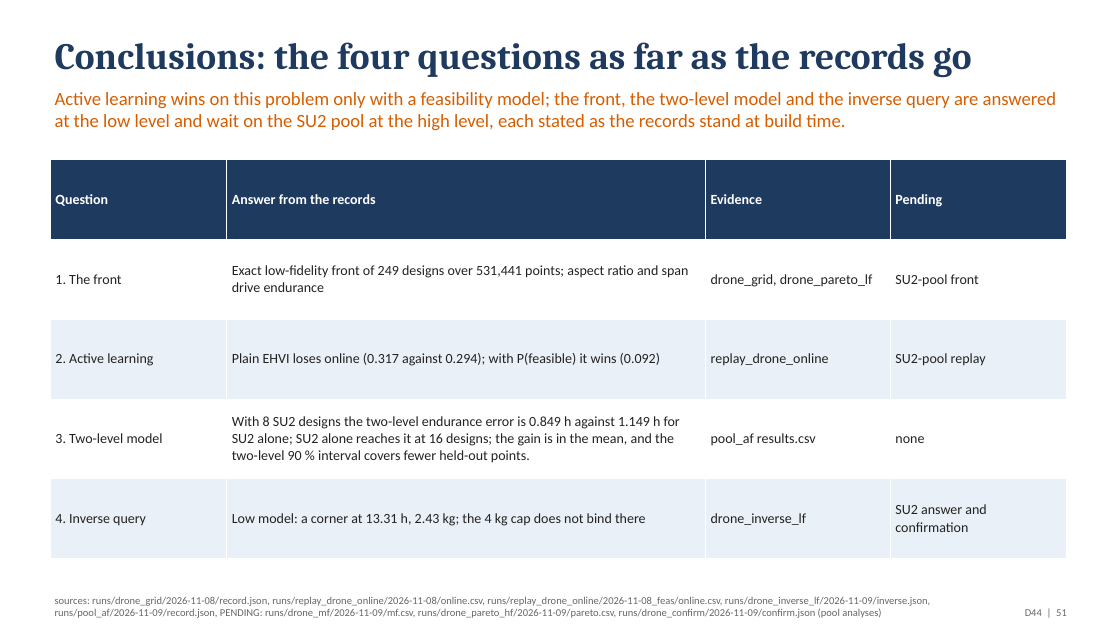
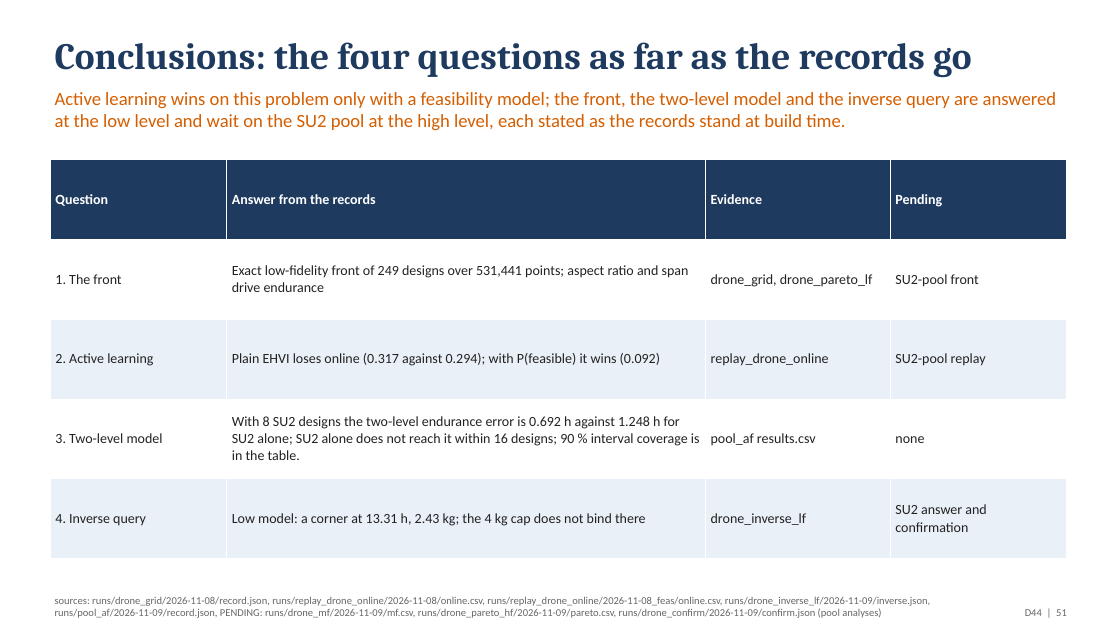
Before and after one commit to emarinhoss/ai-engineering, a slide deck: slide 51 of docs/talk/deck_drone.pptx. Drawn at 1120x630 pixels with LibreOffice and Linux fonts; fonts in the diff are those of the drawing. Boxes give left, top, right and bottom in pixels: in the first picture for what was removed or moved away, otherwise in the second. Text is boxed around its words. In the diff, an @@ line names an element or a change of style, - is before the commit and + after.

```diff
--- a/docs/talk/deck_drone.pptx
+++ b/docs/talk/deck_drone.pptx
@@ table at [50,160,1067,559] @@
-row 4, column 2: With 8 SU2 designs the two-level endurance error is 0.849 h against 1.149 h for SU2 alone; SU2 alone reaches it at 16 designs; the gain is in the mean, and the two-level 90 % interval covers fewer held-out points.
+row 4, column 2: With 8 SU2 designs the two-level endurance error is 0.692 h against 1.248 h for SU2 alone; SU2 alone does not reach it within 16 designs; 90 % interval coverage is in the table.
```
Also in this commit, not shown: 10 other slides changed, 5 other files.
